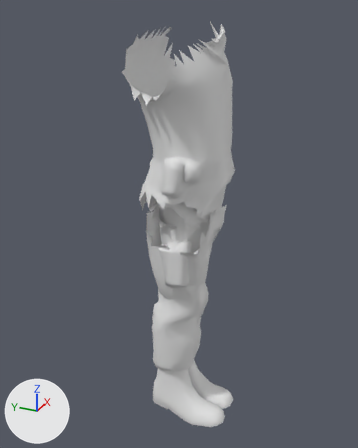
One commit to the glTF model assets/char_province.glb: the scene before it, then after it.
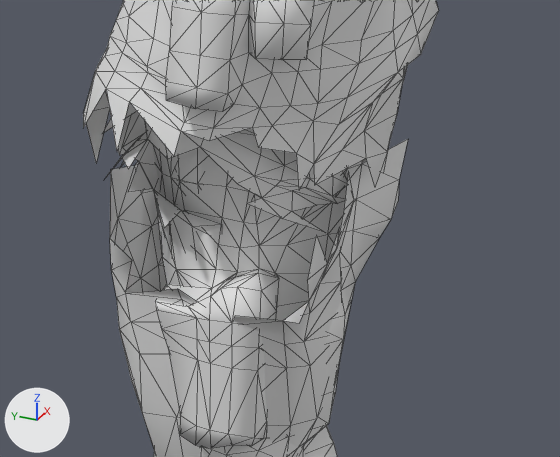
The first picture shows the older version from a 50 mm camera at (-1.543, -0.695, 0.665) aimed at (0.003, 0.0, -0.108). The close-ups show the older and then the newer version on the part from 33% to 75% of the width and 37% to 65% of the height of that picture. Only the edits that show in the close-ups are written down. Lighting does not change. The marker at lower left points along +X, +Y and +Z. The close-ups show mesh edges as thin lines. Vertices at exactly the same position are counted once.

In view in the first close-up: 'armN_up', 'armP_up', 'head', 'legN', 'legP', 'torso'.
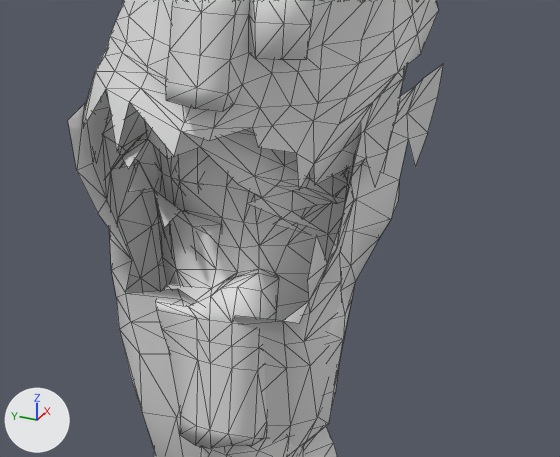
Pixel boxes [x1, y1, x2, y2] of what changed, in the close-ups (560 x 457 px):
'legN', reshaped
    before: [153, 139, 408, 457]
    after: [153, 64, 443, 457]
'legP', reshaped
    before: [110, 161, 354, 457]
    after: [68, 90, 361, 457]
'head', reshaped (7% narrower)
    before: [106, 122, 366, 233]
    after: [106, 122, 347, 235]
part 1 of me_legn, added
    after: [362, 64, 443, 167]
part 2 of me_legp, added
    after: [68, 90, 361, 260]
part 3 of me_head, added
    after: [273, 219, 310, 235]

Patch to the scene script:
```diff
--- a/assets/char_province.glb.py
+++ b/assets/char_province.glb.py
@@ me_legn @@
 # used by ob_legn; location = (0.0, 0.0, 0.0)
-me_legn.from_pydata(...)  # 475 vertices, 920 faces; spans x -0.126..0.134, y -0.231..0.117, z -0.966..0.039
+me_legn.from_pydata(...)  # 497 vertices, 957 faces; spans x -0.126..0.145, y -0.231..0.117, z -0.966..0.047
+# me_legn part 1
+# 22 vertices are added at x -0.055..0.145, y -0.176..0.108, z -0.08..0.047
+# 37 new faces join them
@@ me_legp @@
 # used by ob_legp; location = (0.0, 0.0, 0.0)
-me_legp.from_pydata(...)  # 418 vertices, 809 faces; spans x -0.161..0.115, y -0.231..0.109, z -0.966..0.018
+me_legp.from_pydata(...)  # 441 vertices, 851 faces; spans x -0.161..0.115, y -0.231..0.118, z -0.966..0.049
+# me_legp part 2
+# 23 vertices are added at x -0.134..0.041, y -0.176..0.118, z -0.076..0.049
+# 42 new faces join them
@@ me_head @@
 # used by ob_head; location = (0.0, 0.0, 0.0)
 # verts and faces of me_head; kept vertices keep their numbers, new ones are numbered from 463
 # before: 189 (-0.096, -0.097, -0.057) at pixel (282, 218)
-me_head.from_pydata(...)  # 463 vertices, 878 faces; spans x -0.138..0.152, y -0.162..0.099, z -0.085..0.26
+me_head.from_pydata(...)  # 467 vertices, 881 faces; spans x -0.138..0.152, y -0.162..0.099, z -0.085..0.26
+# me_head part 3
+verts[463] = (-0.071, -0.116, -0.081)  # pixel (311, 235)
+verts[464] = (-0.11, -0.093, -0.057)  # pixel (272, 224)
+faces += [(189, 464, 463)]
+# other edits to the shape of me_head do not show in these pictures
```
